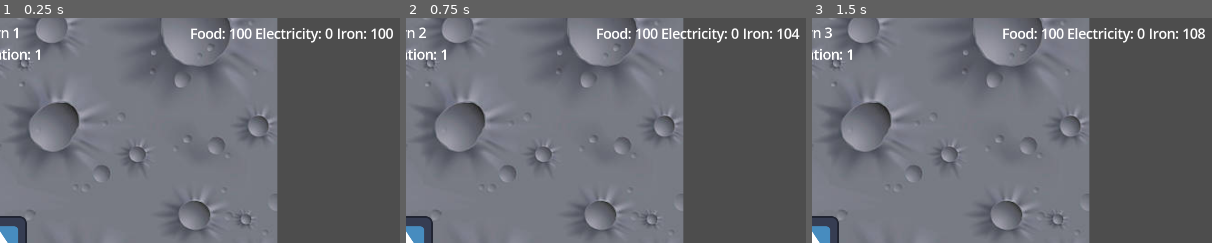
Above: before the commit, frames 1-3 (left to right).
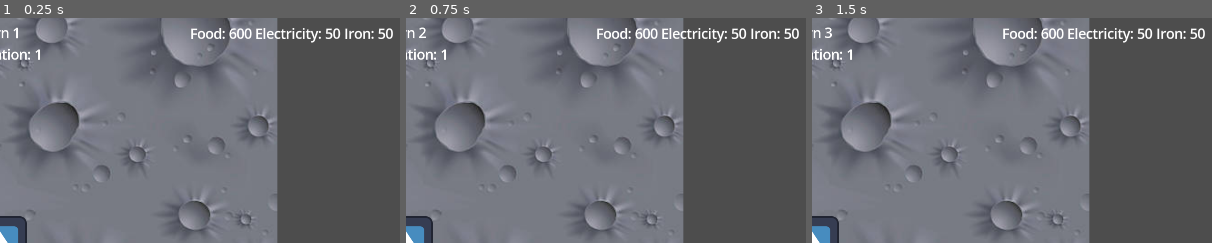
Above: after the commit, the same moments.

Repository: LunariumGame/Lunarium
Game: Godot game, scene res://scenes/world.tscn
Same seed, same stepped clock (60 frames per second), same inputs: the game is played once before the commit and once after it. The engine's default icon, where the game draws it, is replaced by a stand-in: a white triangle on a blue panel in a dark square.
Inputs:
- Up to frame 1 (0.25 s): no input
- Up to frame 2 (0.75 s): click "Next Turn" at 0.5 s
- Up to frame 3 (1.5 s): click "Next Turn" at 1.25 s
The pictures show only the part of the screen within x 50-100%, y 0-50%; the shares and areas given below are measured in that part.

The runs differ from the first frame. In frame 1, 0.5% of the frame differs, in the area x 57-97%, y 4-10%; in frame 2, 0.5%, in the area x 57-99%, y 4-10%; in frame 3, 0.5%.
Error before the commit: Parse Error: Not all code paths return a value. (res://scripts/world.gd:50)

Commit message:
fix silent, continuous shapecast error during runtime. enforce Buildings as Node2D with Area2D children

Diff:
--- a/scenes/buildings/iron_refinery.tscn
+++ b/scenes/buildings/iron_refinery.tscn
@@ -2,11 +2,7 @@
 
 [ext_resource type="Script" uid="uid://dujssmy26e32u" path="res://scripts/buildings/iron_refinery.gd" id="1_tn2a3"]
 
-[sub_resource type="RectangleShape2D" id="RectangleShape2D_5cuwk"]
+[node name="IronRefinery" instance=ExtResource("1_tn2a3")]
 
-[node name="IronRefinery" type="Area2D"]
-script = ExtResource("1_tn2a3")
-metadata/_custom_type_script = "uid://6myfee53w1xy"
-
-[node name="CollisionShape2D" type="CollisionShape2D" parent="."]
-shape = SubResource("RectangleShape2D_5cuwk")
+[node name="Sprite2D" parent="." index="0"]
+texture = ExtResource("2_5cuwk")
--- a/scenes/world.tscn
+++ b/scenes/world.tscn
@@ -18,6 +18,8 @@
 streams_count = 2
 stream_0/stream = ExtResource("6_i7141")
 stream_1/stream = ExtResource("7_4mrxx")
+
+[sub_resource type="RectangleShape2D" id="RectangleShape2D_e3hyu"]
 
 [node name="World" type="Node"]
 process_mode = 1
@@ -64,6 +66,7 @@
 position = Vector2(569, 230)
 
 [node name="BuildingFinder" type="ShapeCast2D" parent="."]
+shape = SubResource("RectangleShape2D_e3hyu")
 target_position = Vector2(0, 0)
 max_results = 9999999
 collide_with_areas = true
--- a/scripts/buildings/building.gd
+++ b/scripts/buildings/building.gd
@@ -1,2 +1,2 @@
 class_name Building
-extends Area2D
+extends Node2D
--- /dev/null
+++ b/scripts/ui_components/building/building_button.gd
@@ -0,0 +1,37 @@
+# On click of building button, populate BuildingCursor
+class_name BuildingButton
+extends Button
+
+const BUILDING_CURSOR = preload("res://scenes/ui_components/BuildingCursor.tscn")
+
+var building_instance: BuildingCursor = null
+
+# BuildingType enum
+@export var building_type: GameData.BuildingType
+
+
+func _ready() -> void:
+	add_to_group("building_buttons")
+	pressed.connect(_populate_cursor_on_click)
+	pressed.connect(_activate_cleanup)
+
+
+# let other building buttons know this button is active
+func _activate_cleanup():
+	get_tree().call_group("tracker", "button_activated", self)
+
+
+# create a child of cursor that is a preview of the building clicked. follows cursor
+func _populate_cursor_on_click() -> void:
+	var preview_texture: Texture2D = game_data.get_building_texture(building_type)
+
+	if not preview_texture:
+		return
+
+	building_instance = BUILDING_CURSOR.instantiate()
+	building_instance.texture = preview_texture
+
+	add_child(building_instance)
+
+	# set building type for world instantiation
+	building_instance.initialize_building(building_type)
--- /dev/null
+++ b/scripts/ui_components/building/building_cursor.gd
@@ -0,0 +1,50 @@
+# building that follows cursor, then gets placed in the world
+class_name BuildingCursor
+extends Sprite2D
+
+var building_scene = null
+
+
+# determine what building should be placed in the world
+func initialize_building(building_type: GameData.BuildingType) -> void:
+	match building_type:
+		GameData.BuildingType.ECO_DOME:
+			building_scene = preload("res://scenes/buildings/eco_dome.tscn")
+		GameData.BuildingType.IRON_REFINERY:
+			building_scene = preload("res://scenes/buildings/iron_refinery.tscn")
+		GameData.BuildingType.MECH_QUARTER:
+			building_scene = preload("res://scenes/buildings/mech_quarter.tscn")
+		GameData.BuildingType.POWER_PLANT:
+			building_scene = preload("res://scenes/buildings/power_plant.tscn")
+		GameData.BuildingType.RESIDENCE_BUILDING:
+			building_scene = preload("res://scenes/buildings/residential_building.tscn")
+		_:
+			push_error("attempted to place unrecognized building in world")
+	print("building selected: ", building_scene.resource_path)
+
+
+func _process(_delta: float) -> void:
+	global_position = get_global_mouse_position()
+
+
+func _unhandled_input(event: InputEvent) -> void:
+		if event.is_action_pressed("cancel_building_button"):
+			get_viewport().set_input_as_handled()
+			queue_free()
+		elif event.is_action_pressed("engage_building_button"):
+			get_viewport().set_input_as_handled()
+			_place_building()
+			call_deferred("queue_free")
+
+
+func _place_building() -> void:
+	var building_instance: Building = building_scene.instantiate()
+
+	if (building_instance == null):
+		push_error("<building_cursor.gd, L45> building was not initialized prior to instantiation")
+
+	var colony_buildings_node: Node = get_tree().get_root().get_node("World/PlacedBuildings")
+	colony_buildings_node.add_child(building_instance)
+	building_instance.global_position = building_instance.get_global_mouse_position()
+
+	print("successfully added to colony: ", building_instance.name)
--- a/scripts/world.gd
+++ b/scripts/world.gd
@@ -48,11 +48,8 @@
 
 
 func get_buildings_within_rect(rect:Rect2) -> Array[Building]:
-	var shape := RectangleShape2D.new()
-	shape.size = rect.size
-
 	building_finder.global_position = rect.position + rect.size / 2
-	building_finder.shape = shape
+	building_finder.shape.size = rect.size
 	building_finder.force_shapecast_update()
 
 	var results:Array[Building] = []
@@ -61,4 +58,4 @@
 		if collider is Building:
 			results.push_back(collider)
 
-		return results
+	return results
Not shown: 1 places in scenes/world.tscn that only renumber resources
Not shown, added: scripts/ui_components/building/building_button.gd.uid
Not shown, added: scripts/ui_components/building/building_cursor.gd.uid
